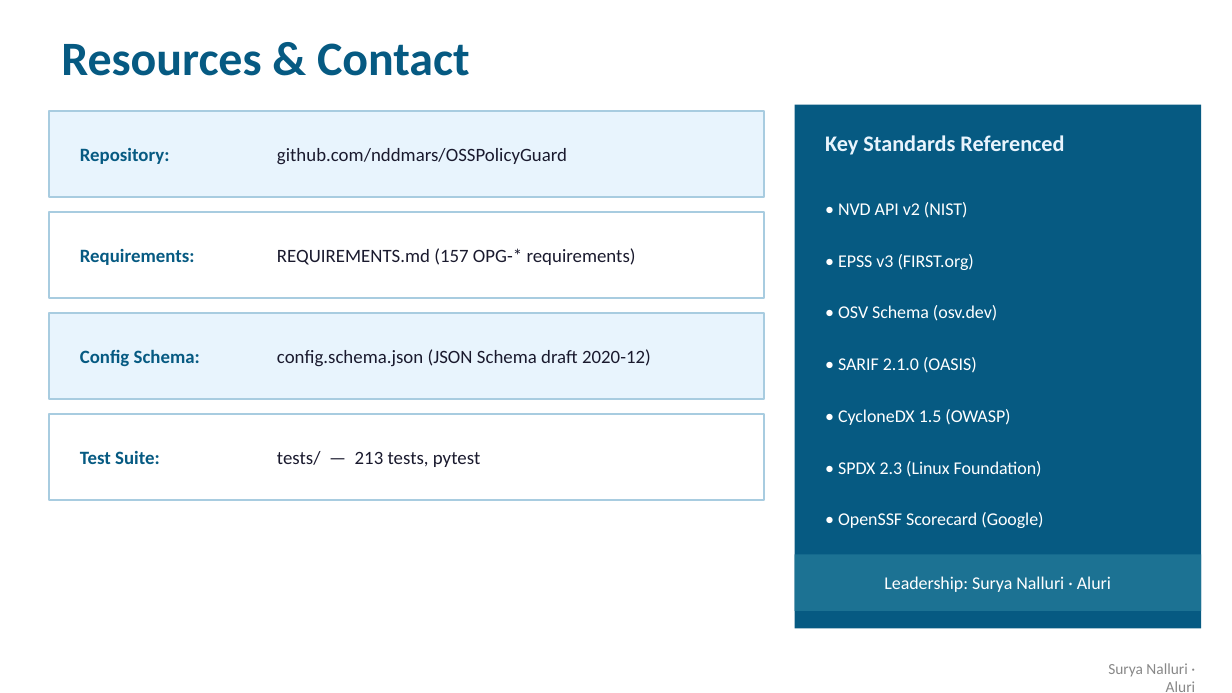
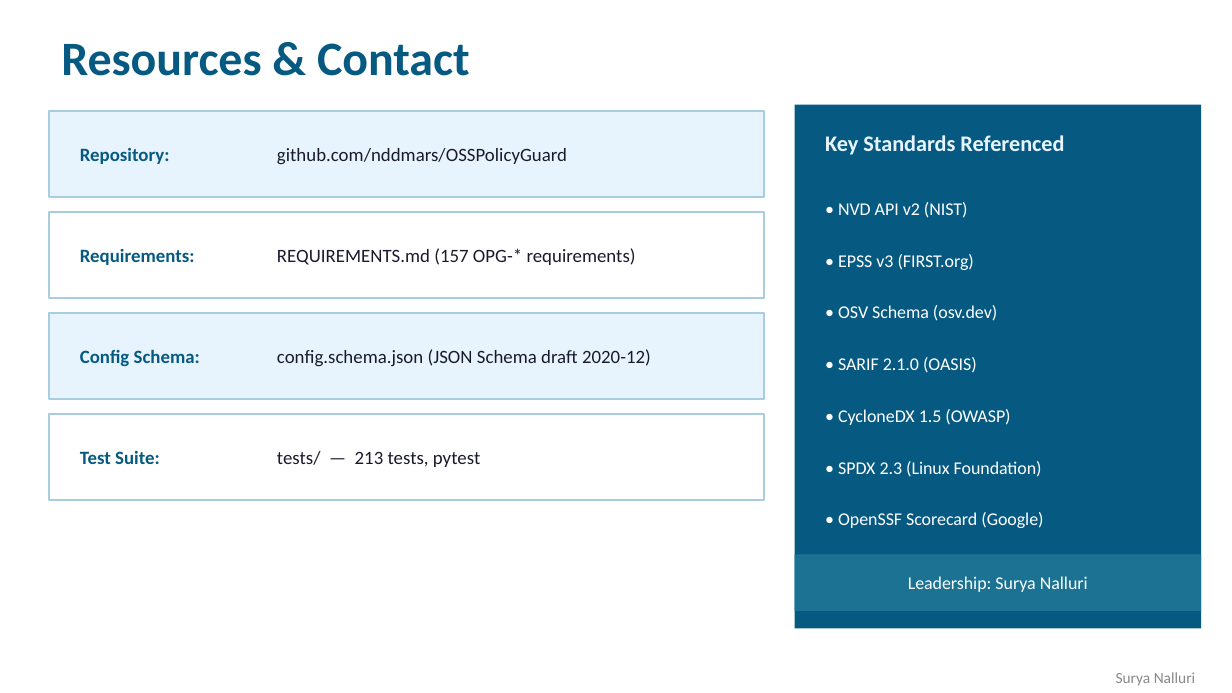
Before and after one commit to nddmars/OSSPolicyGuard, a slide deck: slide 12 of docs/OSSPolicyGuard_Dev_Guide.pptx. Drawn at 1232x693 pixels with LibreOffice and Linux fonts; fonts in the diff are those of the drawing. Boxes give left, top, right and bottom in pixels: in the first picture for what was removed or moved away, otherwise in the second. Text is boxed around its words. In the diff, an @@ line names an element or a change of style, - is before the commit and + after.

Commit message:
Fix author name: use 'Surya Nalluri' throughout all three deliverables
Remove '· Aluri' suffix from leadership text in:
- docs/OSSPolicyGuard_Requirements_Tracker.xlsx (1 cell)
- docs/OSSPolicyGuard_Dev_Guide.pptx (13 slide XML files)
- docs/OSSPolicyGuard_Business_Overview.pptx (14 slide XML files)

```diff
--- a/docs/OSSPolicyGuard_Dev_Guide.pptx
+++ b/docs/OSSPolicyGuard_Dev_Guide.pptx
@@ text at (x1=908, y1=576, x2=1088, y2=592): text changed @@
-Leadership: Surya Nalluri · Aluri
+Leadership: Surya Nalluri
@@ text at (x1=1116, y1=672, x2=1195, y2=686): text changed @@
-Surya Nalluri · Aluri
+Surya Nalluri
```
Also in this commit, not shown: 12 other slides changed, 2 other files.
